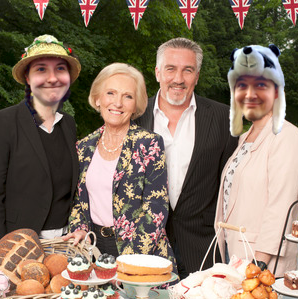
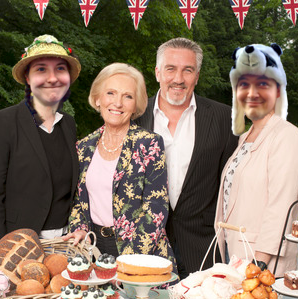
Layers edited between the first and the second (298, 299) image:
added layer "Pasted Layer #4" above "Pasted Layer #3" over [228,42,289,137]
hid "Pasted Layer #3", painted on it over [227,42,289,138]
